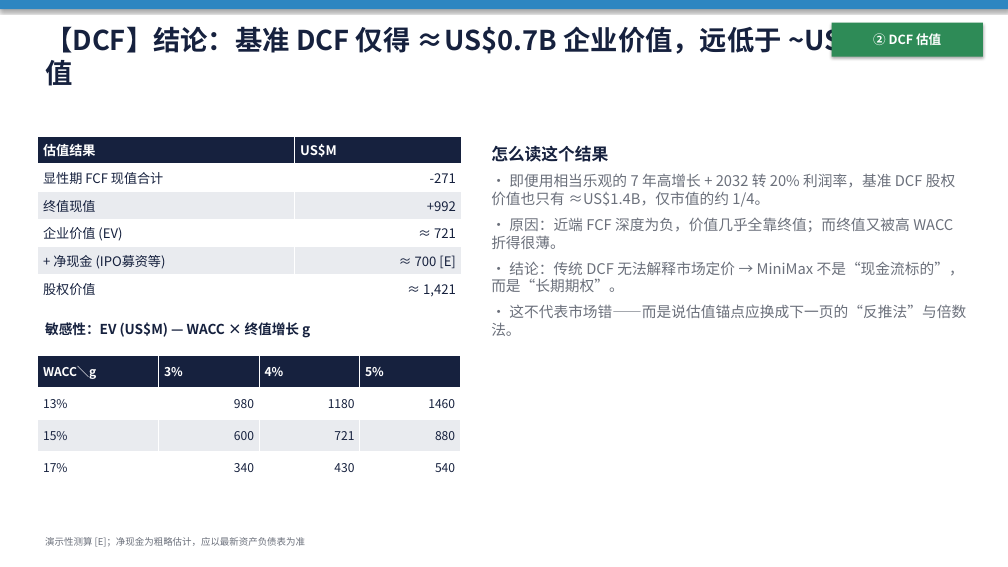
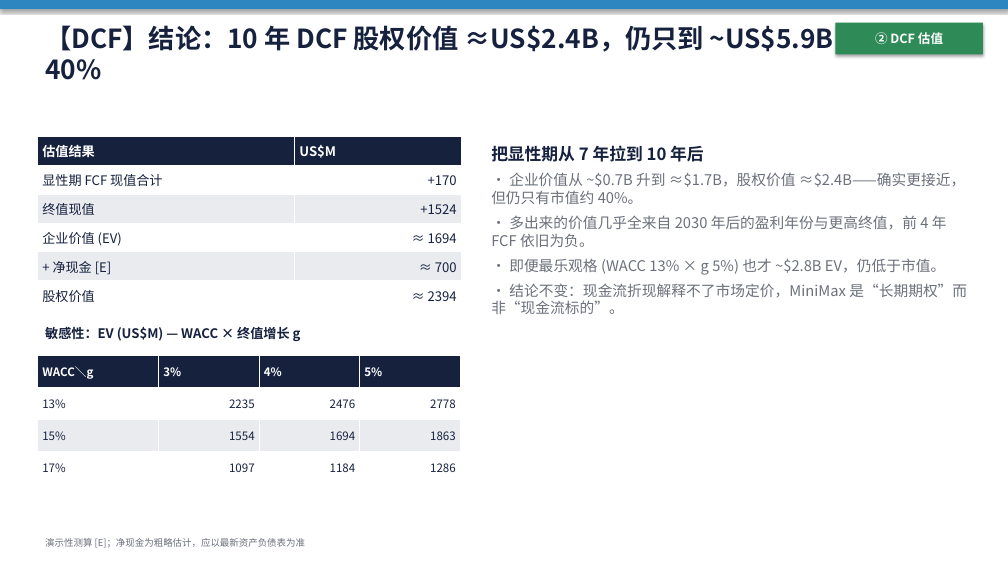
Before and after one commit to Kingpeile/King, a slide deck: slide 8 of MiniMax_前瞻_DCF_竞争格局.pptx. Drawn at 1008x567 pixels with LibreOffice and Linux fonts; fonts in the diff are those of the drawing. Boxes give left, top, right and bottom in pixels: in the first picture for what was removed or moved away, otherwise in the second. Text is boxed around its words. In the diff, an @@ line names an element or a change of style, - is before the commit and + after.

```diff
--- a/MiniMax_前瞻_DCF_竞争格局.pptx
+++ b/MiniMax_前瞻_DCF_竞争格局.pptx
@@ text at (45,21,945,80): text changed; size 26 to 25 pt @@
-【DCF】结论：基准 DCF 仅得 ≈US$0.7B 企业价值，远低于 ~US$5.9B 市值
+【DCF】结论：10 年 DCF 股权价值 ≈US$2.4B，仍只到 ~US$5.9B 市值的约 40%
@@ rectangle "② DCF 估值": place and size @@
-rectangle "② DCF 估值" at (832,23,983,57)
+rectangle "② DCF 估值" at (836,23,983,54)
@@ table at (38,136,461,310) @@
-row 2, column 2: -271
+row 2, column 2: +170
-row 3, column 2: +992
+row 3, column 2: +1524
-row 4, column 2: ≈ 721
+row 4, column 2: ≈ 1694
-row 5, column 1: + 净现金 (IPO募资等)
+row 5, column 1: + 净现金 [E]
-row 5, column 2: ≈ 700 [E]
+row 5, column 2: ≈ 700
-row 6, column 2: ≈ 1,421
+row 6, column 2: ≈ 2394
@@ text at (491,145,967,314): text changed @@
-怎么读这个结果
-• 即便用相当乐观的 7 年高增长 + 2032 转 20% 利润率，基准 DCF 股权价值也只有 ≈US$1.4B，仅市值的约 1/4。
-• 原因：近端 FCF 深度为负，价值几乎全靠终值；而终值又被高 WACC 折得很薄。
-• 结论：传统 DCF 无法解释市场定价 → MiniMax 不是“现金流标的”，而是“长期期权”。
-• 这不代表市场错——而是说估值锚点应换成下一页的“反推法”与倍数法。
+把显性期从 7 年拉到 10 年后
+• 企业价值从 ~$0.7B 升到 ≈$1.7B，股权价值 ≈$2.4B——确实更接近，但仍只有市值约 40%。
+• 多出来的价值几乎全来自 2030 年后的盈利年份与更高终值，前 4 年 FCF 依旧为负。
+• 即便最乐观格 (WACC 13% × g 5%) 也才 ~$2.8B EV，仍低于市值。
+• 结论不变：现金流折现解释不了市场定价，MiniMax 是“长期期权”而非“现金流标的”。
@@ text "敏感性：EV (US$M) — WACC × ..." at (45,327,301,341): size 13 to 12.5 pt @@
@@ table at (38,355,461,484) @@
-row 2: 13% | 980 | 1180 | 1460
+row 2: 13% | 2235 | 2476 | 2778
-row 3: 15% | 600 | 721 | 880
+row 3: 15% | 1554 | 1694 | 1863
-row 4: 17% | 340 | 430 | 540
+row 4: 17% | 1097 | 1184 | 1286
@@ size 11.5 to 11 pt in "WACC＼g", "3%", "4%", "5%" and 3 more places @@
```
Also in this commit, not shown: 15 other slides changed, 2 slides added, 1 other file.
